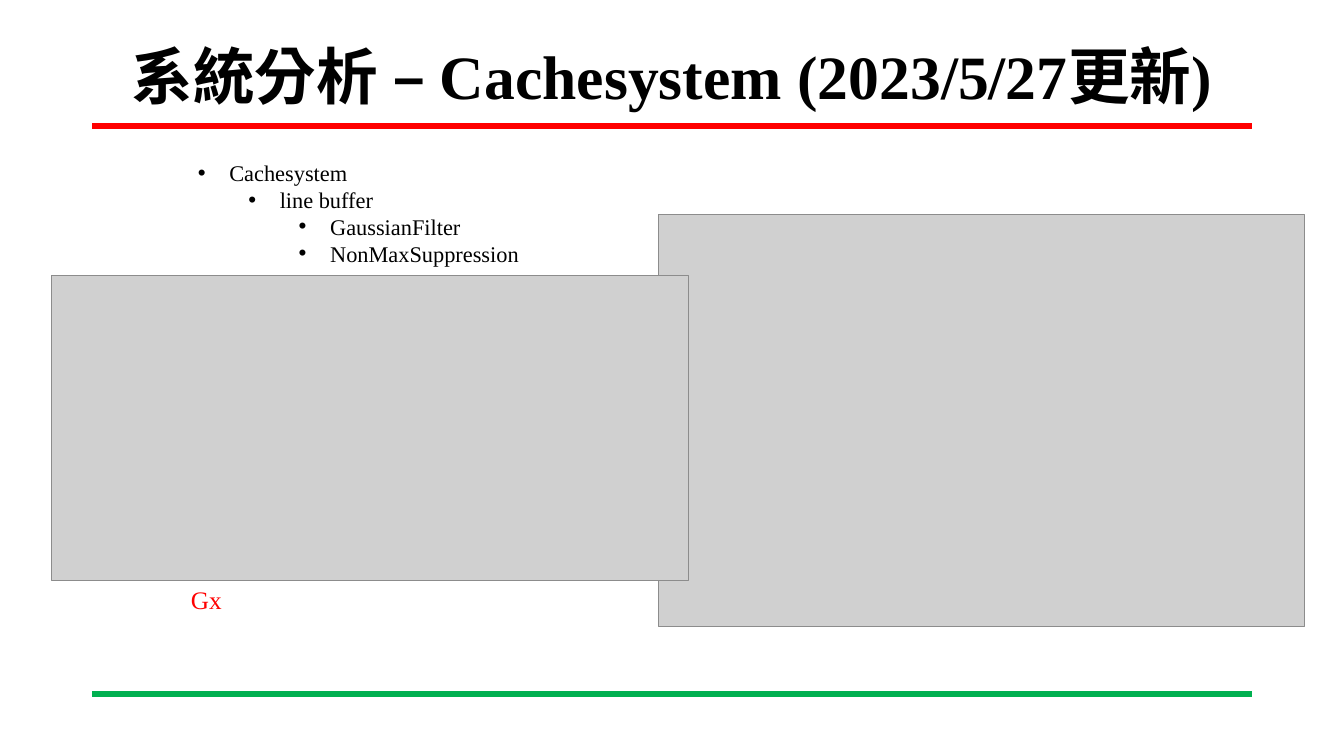
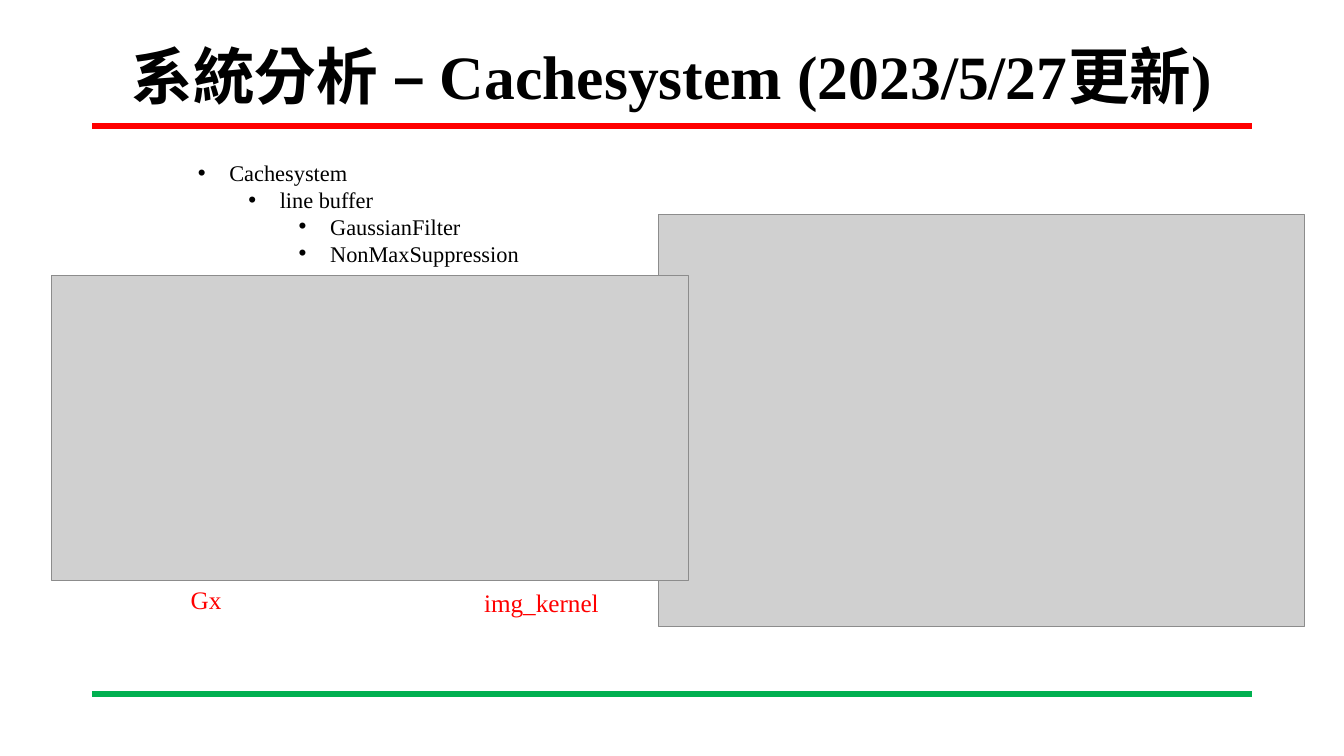
Before and after one commit to ing0331/FPGA, a slide deck: slide 8 of HW8_Canny_BRam/N06-Tutorial/專案進度報告-Canny_VGA-吳東穎-20230607.pptx. Drawn at 1344x756 pixels with LibreOffice and Linux fonts; fonts in the diff are those of the drawing; grey boxes stand for pictures; background and template pictures are left out. Boxes give left, top, right and bottom in pixels: in the first picture for what was removed or moved away, otherwise in the second. Text is boxed around its words. In the diff, an @@ line names an element or a change of style, - is before the commit and + after.

```diff
--- a/HW8_Canny_BRam/N06-Tutorial/專案進度報告-Canny_VGA-吳東穎-20230607.pptx
+++ b/HW8_Canny_BRam/N06-Tutorial/專案進度報告-Canny_VGA-吳東穎-20230607.pptx
@@ text added at box(484, 594, 599, 618), 18 pt, text #FF0000 @@
+img_kernel
```
Also in this commit, not shown: 4 other slides changed, 6 slides added.
